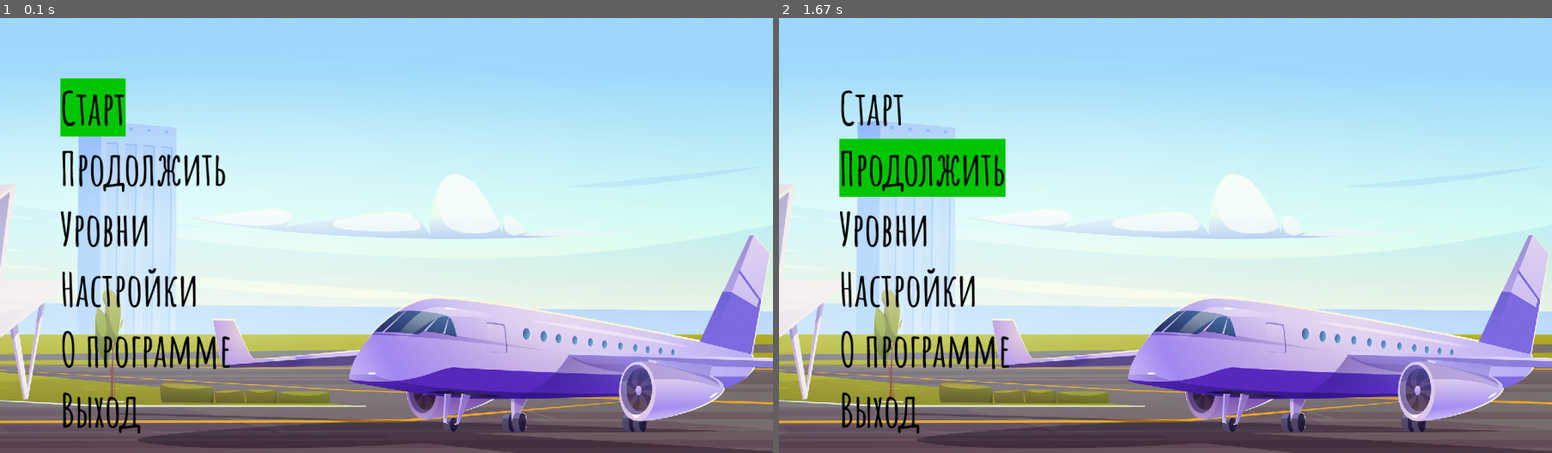
Above: before the commit, frames 1-2 (left to right).
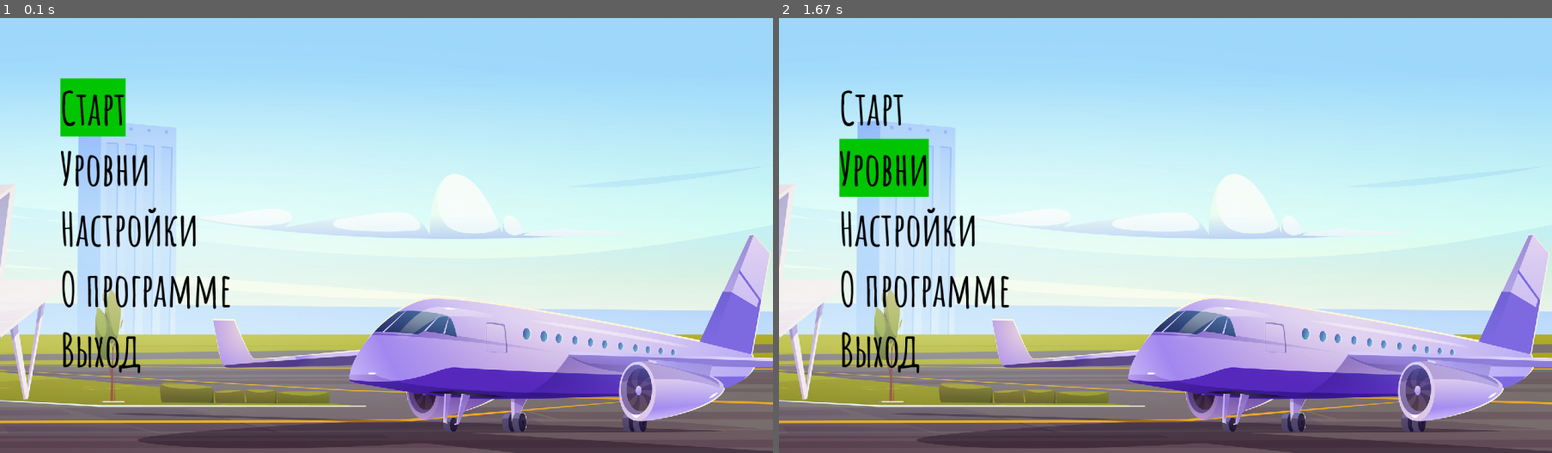
Above: after the commit, the same moments.

Repository: Calrission/AirportDispatcherPygame
Game: pygame game, started from main.py
The game is run twice, just before and just after one commit, with the same random seed, the same clock (stepped at 60 frames per second) and the same inputs.
Inputs:
- Up to frame 1 (0.1 s): no input
- Up to frame 2 (1.67 s): tap Enter at 0.33 s; hold Down from 1.22 s (still down)

The runs differ from the first frame. In frame 1, 3.7% of the frame differs, in the area x 7-30%, y 30-96%; in frame 2, 4.7%, in the area x 7-30%, y 27-96%.

Commit message:
small update: remove "Продолжить" button from menu

Diff:
--- a/App.py
+++ b/App.py
@@ -52,8 +52,6 @@
         self.now_screen: Screen = self.menu
 
         self.menu.append_option("Старт", lambda: self.change_screen(
-            Game(self.surface, self.load_level("Scenario/debagScenario.scen"), self.clock, self.finish_game, scores)))
-        self.menu.append_option("Продолжить", lambda: self.change_screen(
             Game(self.surface, self.load_level(self.lastLevel), self.clock, self.finish_game, scores)))
         self.menu.append_option('Уровни', lambda: self.change_screen(self.levels))
         self.menu.append_option('Настройки', lambda: self.change_screen(self.settings))
--- a/Screens/AboutAs.py
+++ b/Screens/AboutAs.py
@@ -10,7 +10,7 @@
             'text_school': 'Проект "Диспетчер аэропорта" создан для Академии Яндекса',
             'text_autor': 'Авторы: Артемий Струков, Золотарёв Данил',
             'text_programmer': 'Разработчики: Артемий Струков, Золотарёв Данил',
-            'text_design': 'Дизайн: Артемий Струков, Золотарёв Данил',
+            'text_design': 'Дизайн: Золотарёв Данил',
             'text_supervisor': 'Руководитель: Симонов Сергей Иванович',
             'text_phone': 'Телефон: 8(968)434-95-65',
             'test_email': 'e-mail: zolotarev_d_e@mail.ru',
